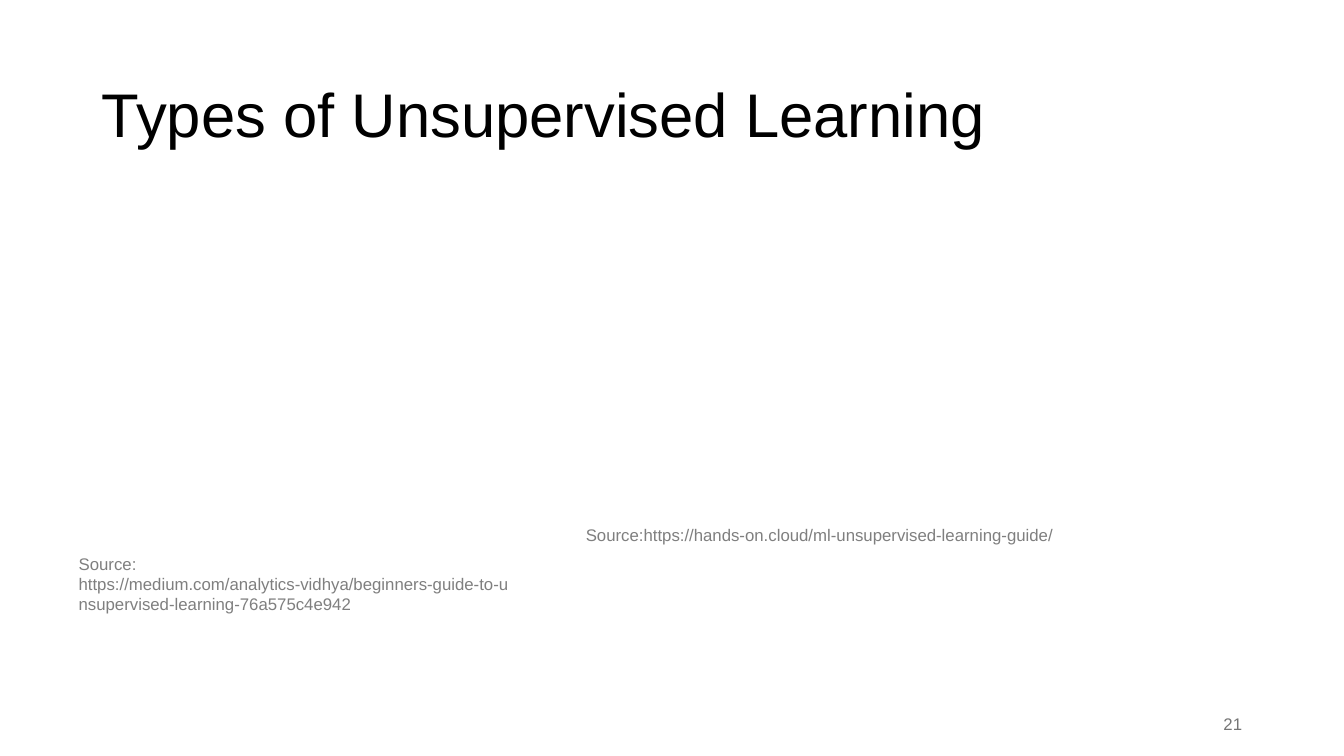
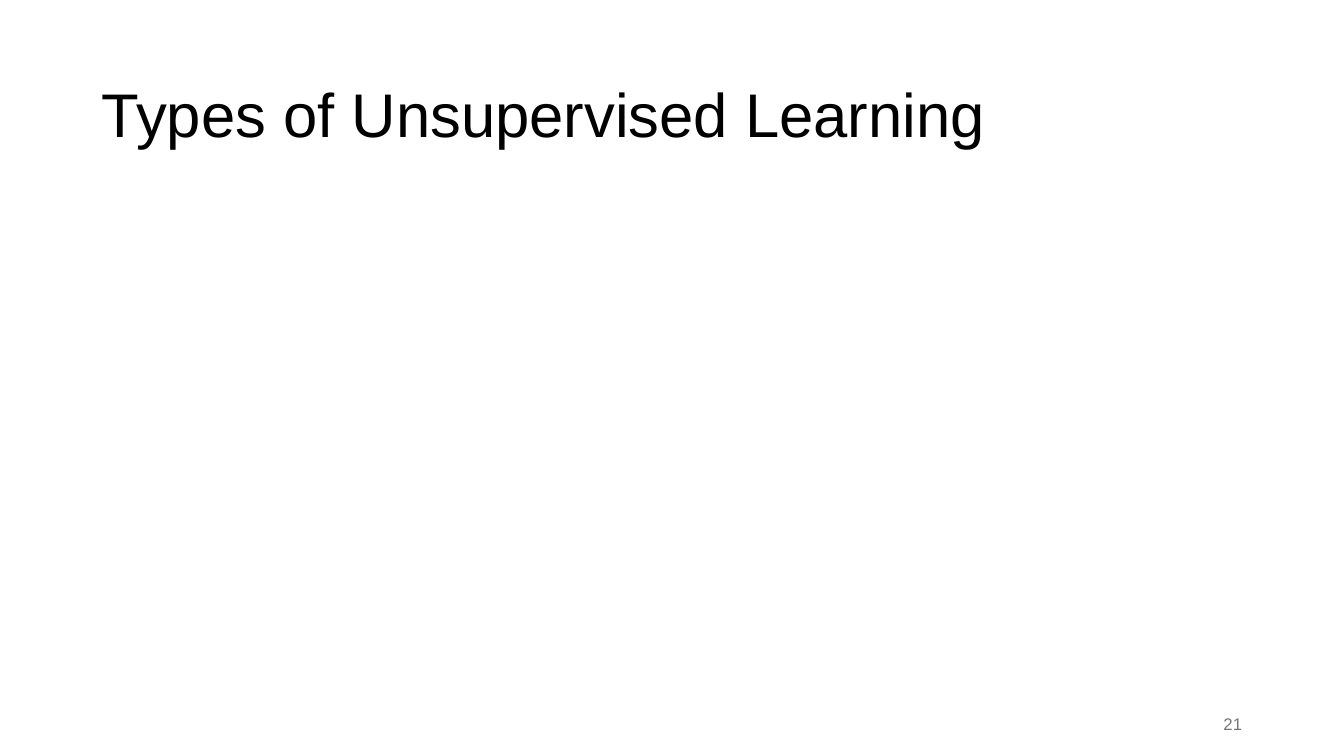
Before and after one commit to Ahsan-ShakoorK/NSU_ML, a slide deck: slide 22 of lectures/NSU Machine Learning — Lecture 1_ Introduction.pptx. Drawn at 1344x756 pixels with LibreOffice and Linux fonts; fonts in the diff are those of the drawing; background and template pictures are left out. Boxes give left, top, right and bottom in pixels: in the first picture for what was removed or moved away, otherwise in the second. Text is boxed around its words. In the diff, an @@ line names an element or a change of style, - is before the commit and + after.

```diff
--- a/lectures/NSU Machine Learning — Lecture 1_ Introduction.pptx
+++ b/lectures/NSU Machine Learning — Lecture 1_ Introduction.pptx
@@ text removed at <box>586,529,1053,545</box> @@
-Source:https://hands-on.cloud/ml-unsupervised-learning-guide/
@@ text removed at <box>79,558,137,570</box> @@
-Source:
@@ text removed at <box>79,578,509,594</box> @@
-https://medium.com/analytics-vidhya/beginners-guide-to-u
@@ text removed at <box>79,598,351,614</box> @@
-nsupervised-learning-76a575c4e942
```
Also in this commit, not shown: 13 other slides changed, 6 slides added, 5 slides removed.
